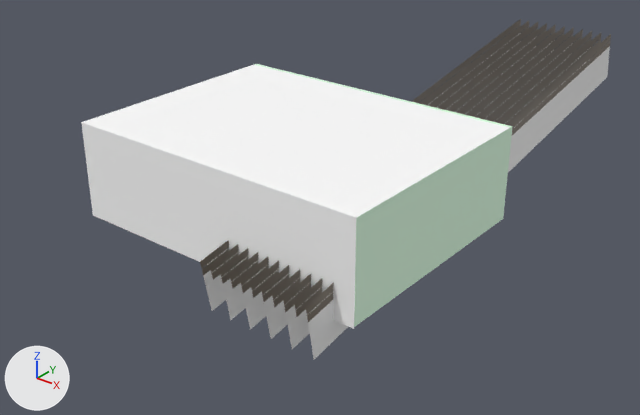
The glTF model src/viz/models/mornings/house.glb: old version first, new version second.
One viewpoint serves both versions: a 50 mm camera at (116.9, -149.4, 98.5) aimed at (-10.1, 9.3, 0.0). Lighting does not change. The marker at lower left points along +X, +Y and +Z. Where no turn or scale is listed for an object, it has been applied to the vertices. Vertices at the same position are counted once.

Objects in the first picture: 'god_rays_bottom', 'god_rays_top', 'house_ceiling', 'house_walls'.
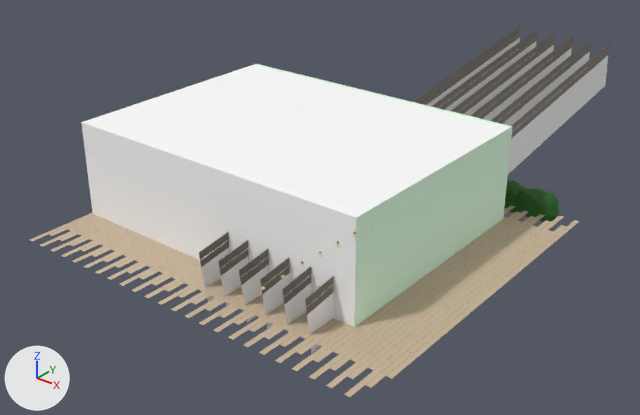
Edits to the bpy script that builds the scene:
```text
Add mat_material_001:
    mat_material_001 = principled_material('Material.001')
    mat_material_001.base_color = (0.0129, 0.11, 0.00729)  # dark green #1e5d15
Add mat_floor_light:
    mat_floor_light = principled_material('floor_light')
    mat_floor_light.base_color = (0.581, 0.453, 0.312)  # beige #c9b398
Add mat_floor_dark:
    mat_floor_dark = principled_material('floor_dark')
    mat_floor_dark.base_color = (0.233, 0.183, 0.128)  # brown #857764
Change me_cube_003:
    used by ob_god_rays_top; location = (-3.1, 30.7, 19.2); rotation_euler = (0.175, 0.0, 0.0), in degrees (10, 0, 0); scale = (0.674, 0.179, 0.654)
    remove me_cube_003.from_pydata(...)  # 88 vertices, 44 faces; spans x -1.0..41.0, y -393.0..393.0, z -5.0..1.0
    add me_cube_003.from_pydata(...)  # 48 vertices, 24 faces; spans x -1.0..41.0, y -393.0..393.0, z -5.0..1.0
    me_cube_003 part 1: 10 loose pieces with 40 vertices, spanning x 3.0..37.0, y -393.0..393.0, z -5.0..1.0, are deleted
Add me_icosphere_002:
    me_icosphere_002.from_pydata(...)  # 364 vertices, 712 faces; spans x -6.7..33.3, y -3.3..3.5, z -1.1..6.9
    me_icosphere_002.materials.append(mat_material_001)  # dark green #1e5d15
Add me_plane_003:
    me_plane_003.from_pydata(...)  # 3456 vertices, 4320 faces; spans x -0.7..96.2, y -74.0..15.7, z 0.0
    # faces by material slot: [864, 3456]
    me_plane_003.materials.append(mat_floor_light)  # beige #c9b398
    me_plane_003.materials.append(mat_floor_dark)  # brown #857764
Change ob_god_rays_bottom:
    ob_god_rays_bottom.rotation_euler: (0.175, 0.0, 0.0) -> (0.141, 0.0118, 0.00331)  # degrees (10, 0, 0) -> degrees (8.1, 0.7, 0.2)
Change ob_god_rays_top:
    ob_god_rays_top.location: (-3.1, 30.7, 19.2) -> (-3.1, 30.8, 19.1)
    ob_god_rays_top.rotation_euler: (0.175, 0.0, 0.0) -> (0.141, 0.0118, 0.00331)  # degrees (10, 0, 0) -> degrees (8.1, 0.7, 0.2)
Add ob_bushes:
    ob_bushes = bpy.data.objects.new('bushes', me_icosphere_002)
    ob_bushes.location = (6.3, 41.8, -0.7)
Add ob_floor:
    ob_floor = bpy.data.objects.new('floor', me_plane_003)
    ob_floor.location = (-50.9, 25.8, 0.8)
```

Where the change shows, as pixel boxes [x1, y1, x2, y2] in the pictures (640 x 415 px):
'floor', added (beige)
    after: [30, 205, 579, 397]
    faces in mat_floor_light (beige #c9b398): [30, 205, 579, 397]
    faces in mat_floor_dark (brown #857764): [34, 205, 579, 395]
'god_rays_top', reshaped, moved, turned
    before: [200, 19, 611, 322]
    after: [199, 26, 610, 315]
'god_rays_bottom', turned
    before: [203, 33, 610, 359]
    after: [201, 38, 608, 354]
'bushes', added (green)
    after: [504, 180, 559, 222]
part 1 of me_cube_003, deleted
    before: [210, 21, 601, 317]
